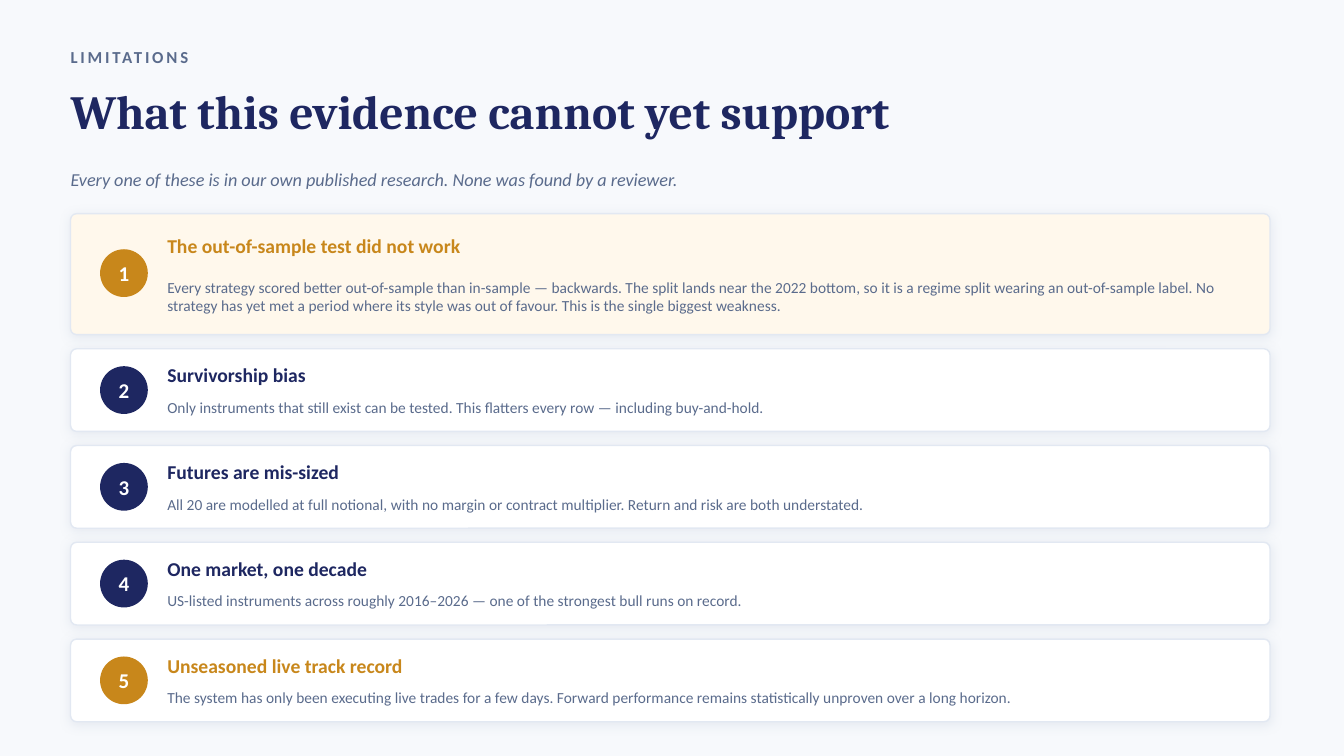
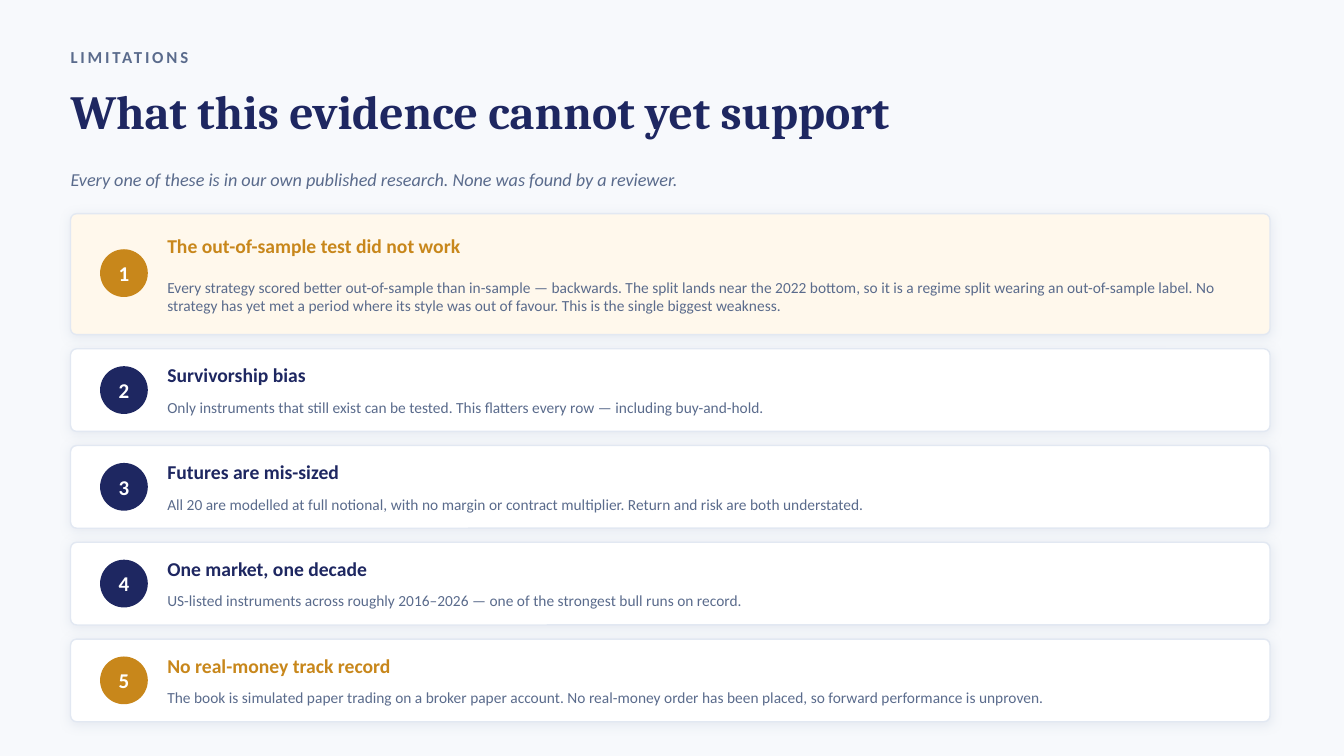
Before and after one commit to Thatva1/fabel5-, a slide deck: slide 8 of investor-pack/Trade-Assistant-Investor-Deck.pptx. Drawn at 1344x756 pixels with LibreOffice and Linux fonts; fonts in the diff are those of the drawing. Boxes give left, top, right and bottom in pixels: in the first picture for what was removed or moved away, otherwise in the second. Text is boxed around its words. In the diff, an @@ line names an element or a change of style, - is before the commit and + after.

```diff
--- a/investor-pack/Trade-Assistant-Investor-Deck.pptx
+++ b/investor-pack/Trade-Assistant-Investor-Deck.pptx
@@ text at (167, 659, 391, 676): text changed @@
-Unseasoned live track record
+No real-money track record
@@ text at (167, 692, 1043, 706): text changed @@
-The system has only been executing live trades for a few days. Forward performance remains statistically unproven over a long horizon.
+The book is simulated paper trading on a broker paper account. No real-money order has been placed, so forward performance is unproven.
```
Also in this commit, not shown: 3 other slides changed, 1 other file.
